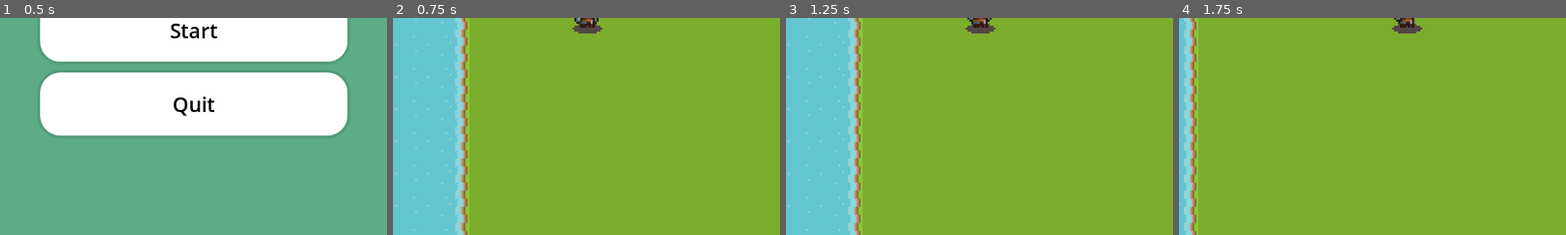
Above: before the commit, frames 1-4 (left to right).
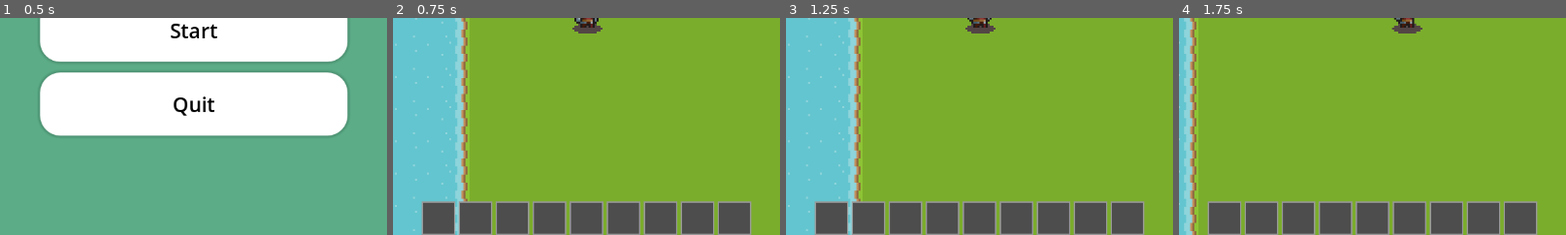
Above: after the commit, the same moments.

Repository: EyeAmTheOne/CS180_Project
Game: Godot game, scene res://ui/menus/MainMenu.tscn
Same seed, same stepped clock (60 frames per second), same inputs: the game is played once before the commit and once after it.
Inputs:
- Up to frame 1 (0.5 s): no input
- Up to frame 2 (0.75 s): click "Start" at 0.5 s
- Up to frame 3 (1.25 s): no input
- Up to frame 4 (1.75 s): hold D (right) from 1.28 s (still down); tap F (attack) at 1.35 s
The pictures show only the part of the screen within x 25-75%, y 50-100%; the shares and areas given below are measured in that part.

Frame 1 is identical in both runs. In frame 2, 12% of the frame differs, in the area x 7-93%, y 84-100%; in frame 3, 12%; in frame 4, 12%.
Error before the commit: Invalid access to property or key 'inventory_changed' on a base object of type 'Node'. (res://inventory/SimpleInventoryUI.gd:15)

Commit message:
Update Inventory script reference in Player scene

Diff:
--- a/player/Player.tscn
+++ b/player/Player.tscn
@@ -1,7 +1,7 @@
 [gd_scene load_steps=59 format=3 uid="uid://4v1f6nfxhn7v"]
 
 [ext_resource type="PackedScene" uid="uid://4eouovx8cr2d" path="res://inventory/InventoryUI.tscn" id="3_wnvi2"]
-[ext_resource type="Script" uid="uid://jjnau4bt7xlg" path="res://inventory/Inventory.gd" id="4_83hs8"]
+[ext_resource type="Script" uid="uid://jjnau4bt7xlg" path="res://inventory/Inventory.gd" id="16_inv"]
 [ext_resource type="Script" uid="uid://cfq5yl3bd6y31" path="res://player/player.gd" id="1_3c3w1"]
 [ext_resource type="Texture2D" uid="uid://cmghk6kjvg46t" path="res://assets/art/Soldier with shadows/Soldier.png" id="1_ulp21"]
 [ext_resource type="Texture2D" uid="uid://dvioeg68lyb7l" path="res://assets/art/Soldier with shadows/Soldier-Death.png" id="2_aqcbf"]
@@ -412,7 +412,7 @@
 [node name="InventoryUI" parent="." instance=ExtResource("3_wnvi2")]
 
 [node name="Inventory" type="Node" parent="."]
-script = ExtResource("4_83hs8")
+script = ExtResource("16_inv")
 
 [node name="Player_Health" type="Node" parent="."]
 script = ExtResource("3_83hs8")
